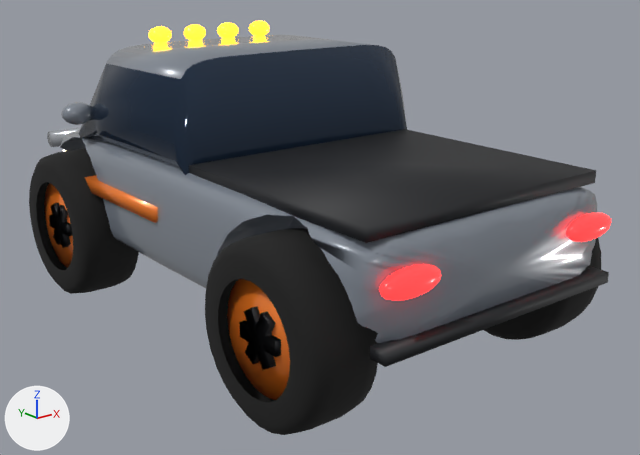
Renders of the glTF model godot/assets/cars/rhino.glb from each side of a commit.
Both versions are drawn from a 50 mm lens placed at (-3.74, -5.07, 2.6), pointed at (0.16, -0.19, 0.65). Every picture has the same lights, and +X, +Y and +Z are marked at lower left. The older version comes first. Vertices at exactly the same position are counted once.

The scene before the commit, as lines of its bpy script (objects in view):
```python
ob_body = bpy.data.objects.new('Body', me_body)
ob_body.location = (0.0, 0.0, 0.0)
ob_wheel_fl = bpy.data.objects.new('Wheel_FL', me_wheel_fl)
ob_wheel_fl.location = (-1.0, 1.35, 0.56)
ob_wheel_rl = bpy.data.objects.new('Wheel_RL', me_wheel_rl)
ob_wheel_rl.location = (-1.0, -1.35, 0.56)
ob_wheel_rr = bpy.data.objects.new('Wheel_RR', me_wheel_rr)
ob_wheel_rr.location = (1.0, -1.35, 0.56)
```
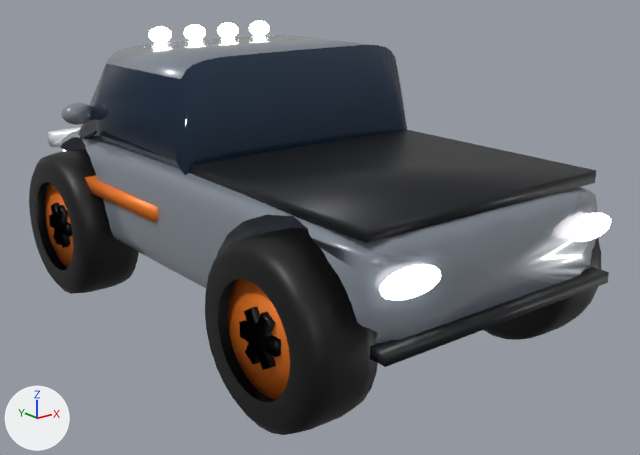
What differs and where, as boxes [x1, y1, x2, y2] in the pictures (640 x 455 px; the box of a moved part takes in the faces that stretch with it):
'Body', recoloured
    both: [47, 21, 611, 363]
part 1 of me_body, moved or reshaped
    before: [47, 45, 609, 367]
    after: [47, 45, 611, 367]
part 2 of me_body, recoloured
    before: [379, 213, 611, 301]
    after: [63, 149, 610, 266]
part 3 of me_body, recoloured (lighter)
    both: [148, 21, 270, 43]
part 4 of me_wheel_fl, edited (looks the same)
    both: [29, 149, 139, 294]
part 5 of me_wheel_fl, recoloured
    both: [44, 191, 73, 266]
part 6 of me_wheel_rl, edited (looks the same)
    both: [205, 228, 378, 435]
part 8 of me_wheel_rr, edited (looks the same)
    both: [484, 238, 601, 340]

Edits to the bpy script that builds the scene:
```text
Change mat_paint:
    where n0 = _N.new('ShaderNodeBsdfPrincipled'); n0.name = 'Principled BSDF'
    remove n0.inputs[0].default_value = (0.205, 0.235, 0.279, 1.0)  # 'Base Color', grey #7d8590
    add n2 = _N.new('ShaderNodeMix'); n2.name = 'Mix'
    add n2.data_type = 'RGBA'
    add n2.blend_type = 'MULTIPLY'
    add n2.inputs[0].default_value = 1.0  # 'Factor'
    add n2.inputs[7].default_value = (0.205, 0.235, 0.279, 1.0)  # 'B', grey #7d8590
    add n3 = _N.new('ShaderNodeVertexColor'); n3.name = 'Color Attribute'
    add _L.new(n2.outputs[2], n0.inputs[0])  # 'Result' to 'Base Color'
    add _L.new(n3.outputs[0], n2.inputs[6])  # 'Color' to 'A'
Change mat_glass:
    where n0 = _N.new('ShaderNodeBsdfPrincipled'); n0.name = 'Principled BSDF'
    remove n0.inputs[0].default_value = (0.0123, 0.0284, 0.0595, 1.0)  # 'Base Color', dark blue #1d2f45
    add n2 = _N.new('ShaderNodeMix'); n2.name = 'Mix'
    add n2.data_type = 'RGBA'
    add n2.blend_type = 'MULTIPLY'
    add n2.inputs[0].default_value = 1.0  # 'Factor'
    add n2.inputs[7].default_value = (0.0123, 0.0284, 0.0595, 1.0)  # 'B', dark blue #1d2f45
    add n3 = _N.new('ShaderNodeVertexColor'); n3.name = 'Color Attribute'
    add _L.new(n2.outputs[2], n0.inputs[0])  # 'Result' to 'Base Color'
    add _L.new(n3.outputs[0], n2.inputs[6])  # 'Color' to 'A'
Add mat_detail:
    mat_detail = bpy.data.materials.new('Detail')
    mat_detail.use_nodes = True; mat_detail.node_tree.nodes.clear()
    _N = mat_detail.node_tree.nodes; _L = mat_detail.node_tree.links
    n0 = _N.new('ShaderNodeBsdfPrincipled'); n0.name = 'Principled BSDF'
    n0.inputs[1].default_value = 0.25  # 'Metallic'
    n0.inputs[2].default_value = 0.45  # 'Roughness'
    n1 = _N.new('ShaderNodeOutputMaterial'); n1.name = 'Material Output'
    n2 = _N.new('ShaderNodeVertexColor'); n2.name = 'Color Attribute'
    _L.new(n0.outputs[0], n1.inputs[0])  # 'BSDF' to 'Surface'
    _L.new(n2.outputs[0], n0.inputs[0])  # 'Color' to 'Base Color'
Add mat_lamp:
    mat_lamp = bpy.data.materials.new('Lamp')
    mat_lamp.use_nodes = True; mat_lamp.node_tree.nodes.clear()
    _N = mat_lamp.node_tree.nodes; _L = mat_lamp.node_tree.links
    n0 = _N.new('ShaderNodeBsdfPrincipled'); n0.name = 'Principled BSDF'
    n0.inputs[1].default_value = 0.25  # 'Metallic'
    n0.inputs[2].default_value = 0.45  # 'Roughness'
    n0.inputs[28].default_value = 3.0  # 'Emission Strength'
    n1 = _N.new('ShaderNodeOutputMaterial'); n1.name = 'Material Output'
    n2 = _N.new('ShaderNodeVertexColor'); n2.name = 'Color Attribute'
    _L.new(n0.outputs[0], n1.inputs[0])  # 'BSDF' to 'Surface'
    _L.new(n2.outputs[0], n0.inputs[0])  # 'Color' to 'Base Color'
Change me_body:
    where me_body.from_pydata(...)  # 2222 vertices, 4357 faces; spans x -1.18..1.18, y -2.14..2.32, z 0.45..2.06
    me_body part 1: 730 of 2222 vertices moved; they spanned x -1.11..1.11, y -2.14..2.32, z 0.45..1.58 and now span x -1.11..1.11, y -2.14..2.32, z 0.45..1.58; mean shift (0.0, 0.0, 0.0); largest move (0.85, 2.27, 0.98) -> (-0.89, -2.12, 1.03)
    me_body part 2: 360 faces spanning x -0.83..0.93, y -2.14..2.13, z 0.88..1.08 switch from mat_taillight (red #c4141c, glowing red #ff2a2a) to mat_lamp
    me_body part 3: 1152 faces spanning x -0.54..0.54, y 0.88..1.02, z 1.94..2.06 switch from mat_amber (orange #ffb020, glowing orange #ffb020) to mat_lamp
    remove me_body.materials.append(mat_light)  # pale yellow #fff6d8, glowing beige #fff2c8
    remove me_body.materials.append(mat_trim)  # black #1c1e22
    remove me_body.materials.append(mat_accent)  # orange #f07a1f
    remove me_body.materials.append(mat_chrome)  # light grey #d8dde3
    add me_body.materials.append(mat_detail)
Change me_wheel_fl:
    where me_wheel_fl.from_pydata(...)  # 344 vertices, 600 faces; spans x -0.245..0.245, y -0.56..0.56, z -0.56..0.56
    remove me_wheel_fl.materials.append(mat_trim)  # black #1c1e22
    me_wheel_fl part 4: all 392 faces that had it switch from mat_rubber (black #141414) to mat_detail
    me_wheel_fl part 5: all 92 faces that had it switch from mat_accent (orange #f07a1f) to mat_detail
Change me_wheel_rl:
    where me_wheel_rl.from_pydata(...)  # 344 vertices, 600 faces; spans x -0.245..0.245, y -0.56..0.56, z -0.56..0.56
    remove me_wheel_rl.materials.append(mat_accent)  # orange #f07a1f
    remove me_wheel_rl.materials.append(mat_trim)  # black #1c1e22
    me_wheel_rl part 6: all 392 faces that had it switch from mat_rubber (black #141414) to mat_detail
    me_wheel_rl part 7: vertex colours changed
Change me_wheel_rr:
    where me_wheel_rr.from_pydata(...)  # 344 vertices, 600 faces; spans x -0.245..0.245, y -0.56..0.56, z -0.56..0.56
    remove me_wheel_rr.materials.append(mat_accent)  # orange #f07a1f
    remove me_wheel_rr.materials.append(mat_trim)  # black #1c1e22
    me_wheel_rr part 8: all 392 faces that had it switch from mat_rubber (black #141414) to mat_detail
```
